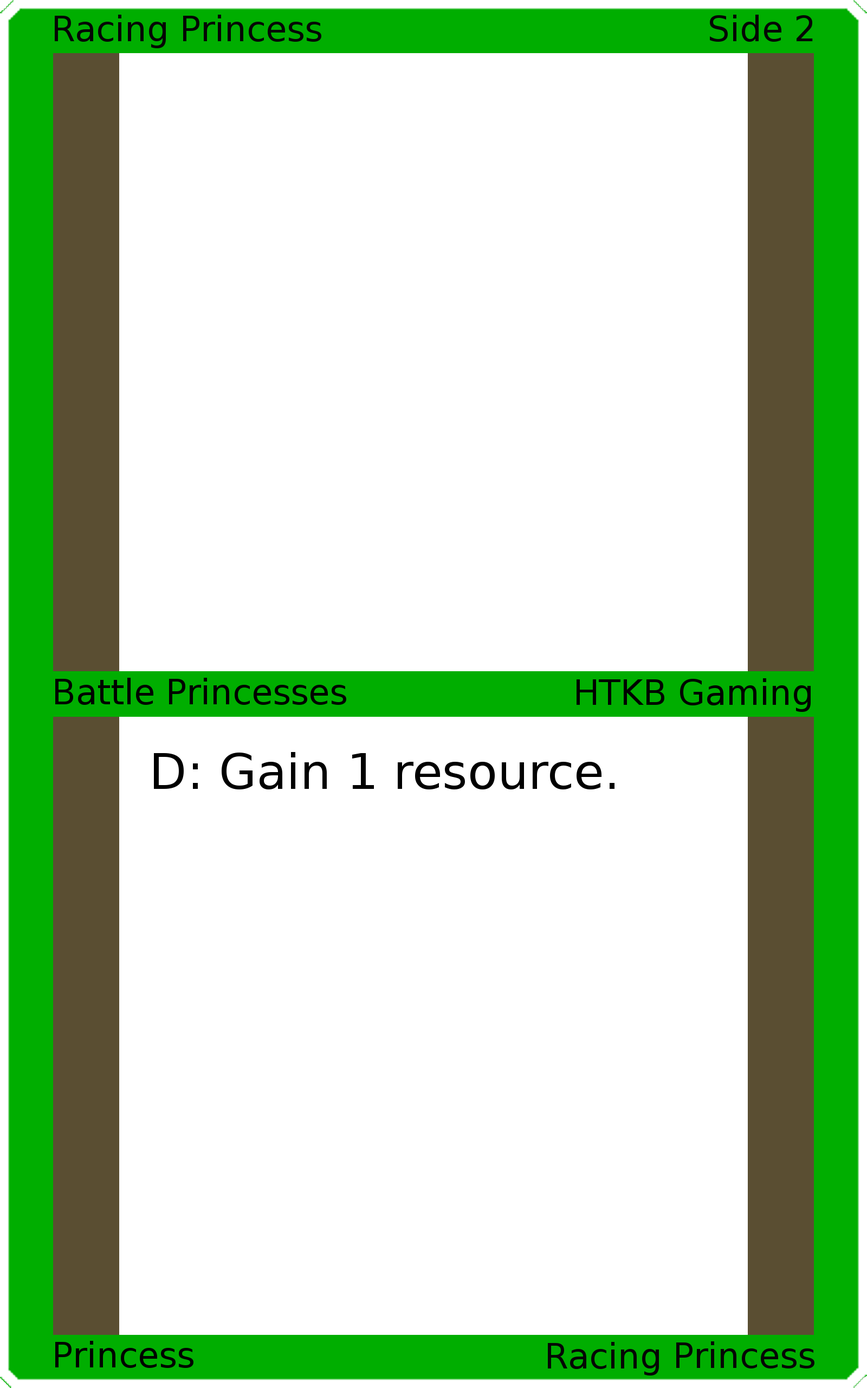
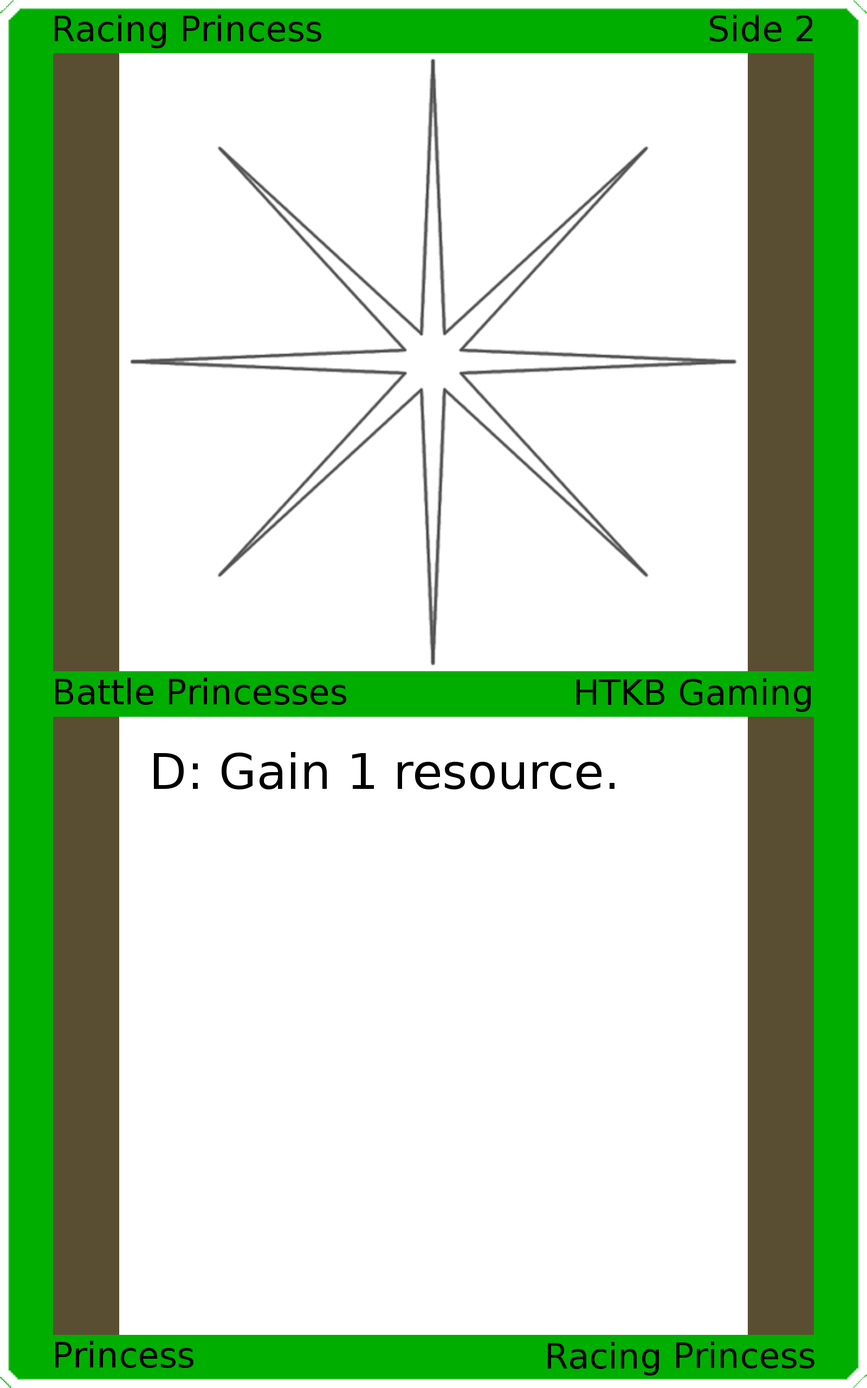
The second 867px x 1388px image is a revision of the first. Changes to its layers:
added layer "Art" above "Top Background" over [129, 57, 738, 666]
